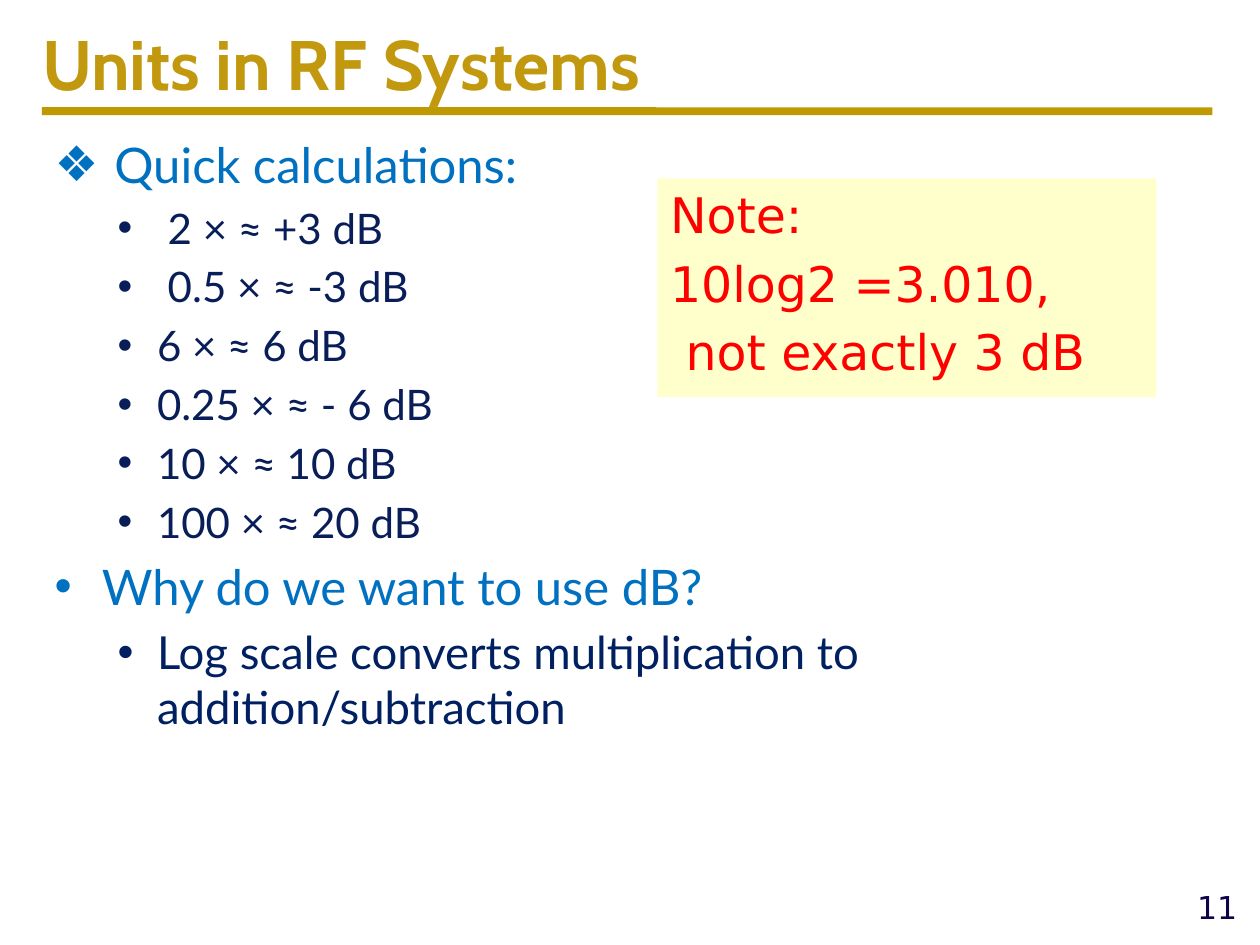
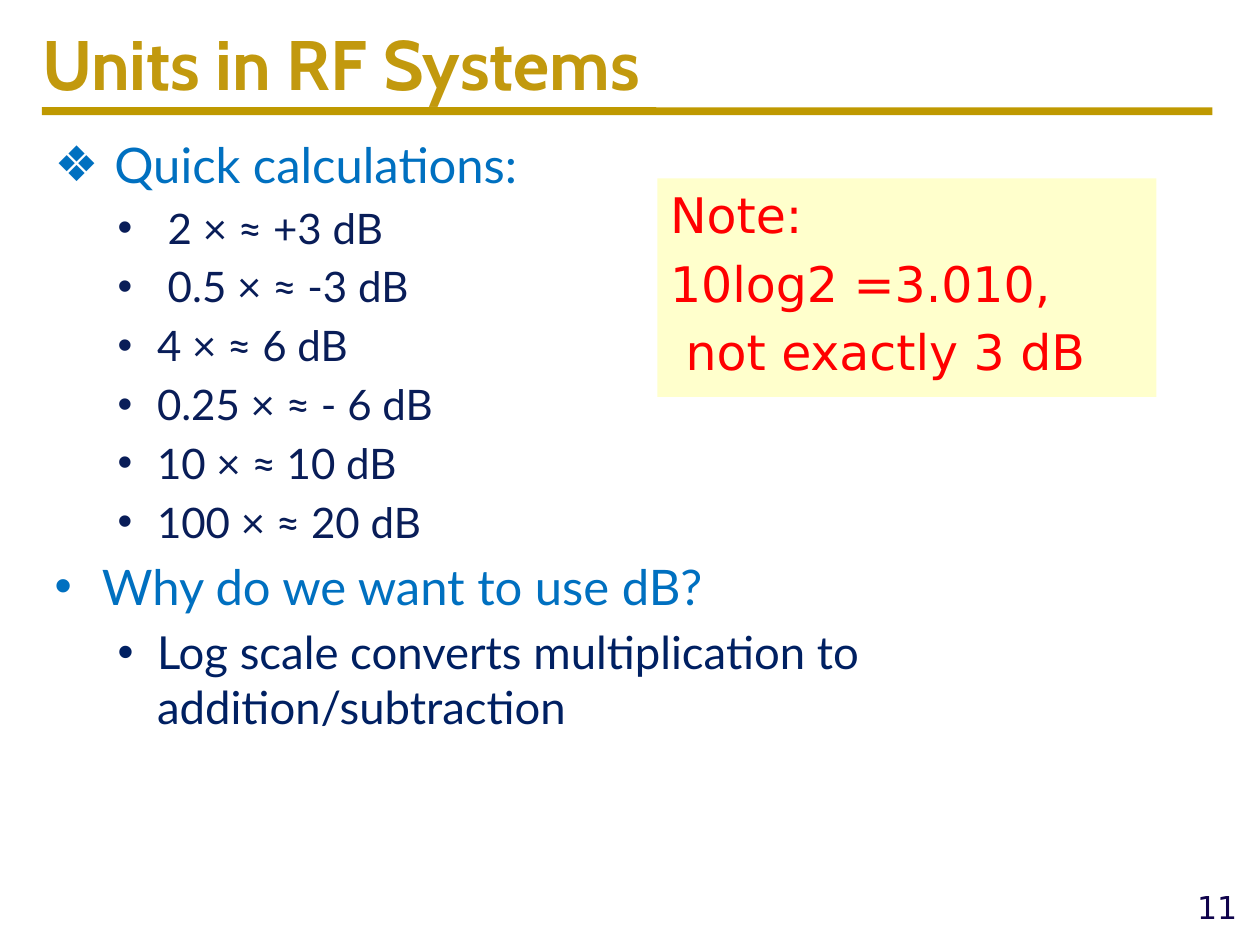
Before and after one commit to ucdart/UCD-EEC134, a slide deck: slide 11 of lectures/lec2/Lec2-BasicConcepts.pptx. Drawn at 1260x945 pixels with LibreOffice and Linux fonts; fonts in the diff are those of the drawing; background and template pictures are left out. Boxes give left, top, right and bottom in pixels: in the first picture for what was removed or moved away, otherwise in the second. Text is boxed around its words. In the diff, an @@ line names an element or a change of style, - is before the commit and + after.

Commit message:
update lec 2 and 3

```diff
--- a/lectures/lec2/Lec2-BasicConcepts.pptx
+++ b/lectures/lec2/Lec2-BasicConcepts.pptx
@@ text at bbox=[157, 330, 347, 362]: text changed @@
-  • 6 × ≈ 6 dB
+  • 4 × ≈ 6 dB
```
